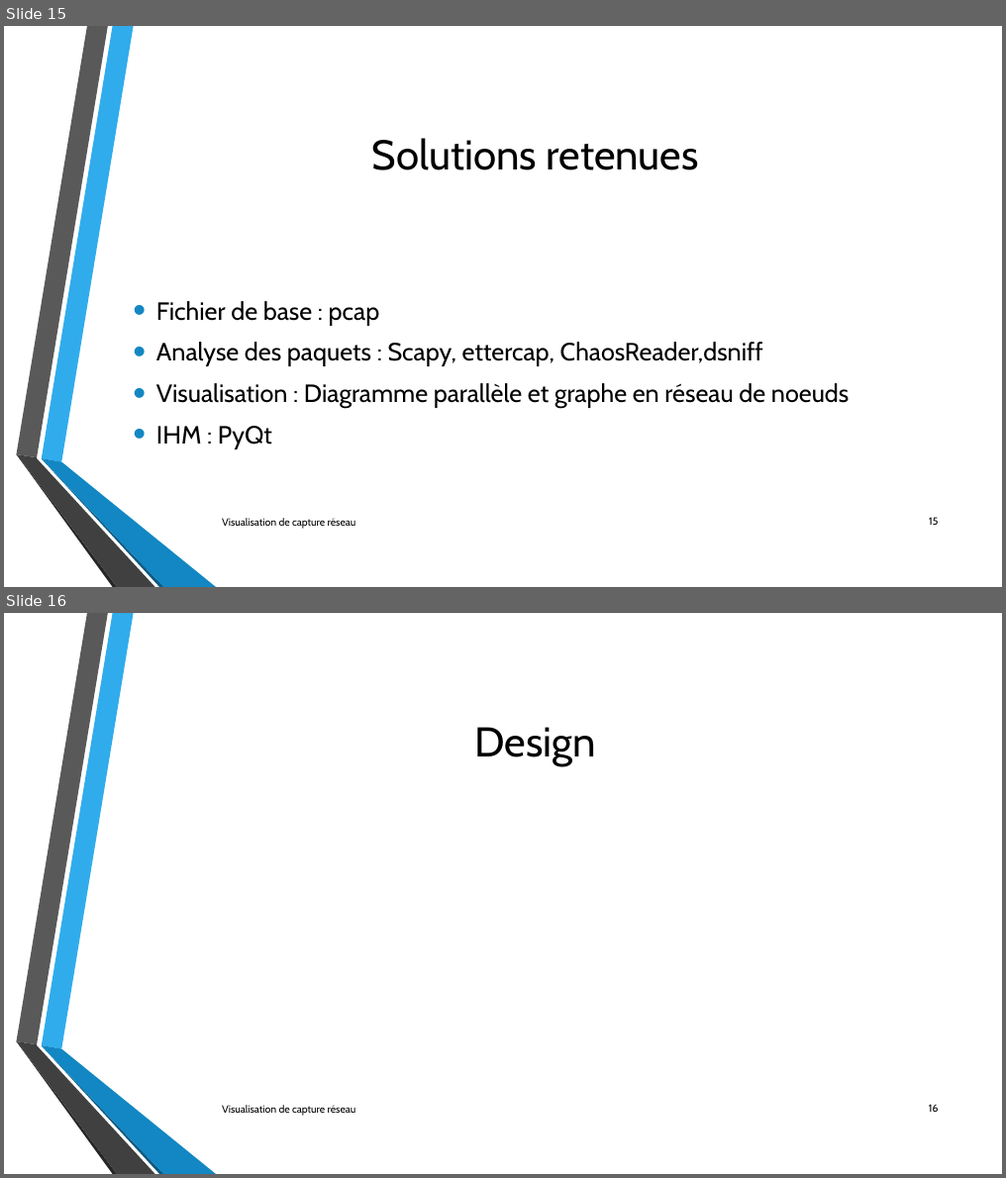
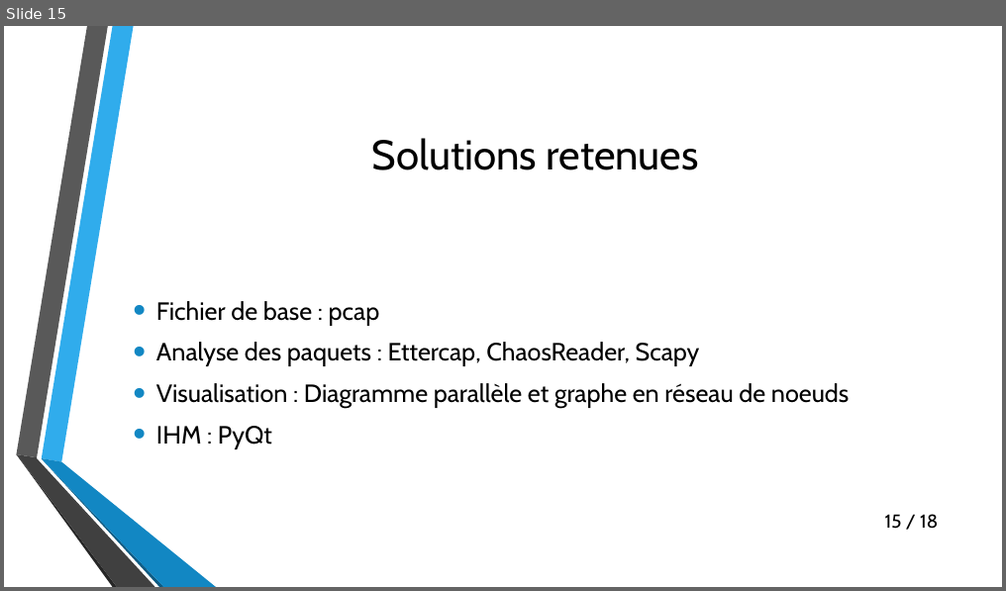
Before and after one commit to lechinoix/Pcap-visualization-project, a slide deck: Présentation de mi-projet/Outils de visualisation de capture réseau.pptx. Shown one above the other, each under a label of ours: slides 15 and 16 before the commit, slide 15 after it. The pictures are 1006x1178 and 1006x591 pixels, drawn with LibreOffice and Linux fonts; fonts in the diff are those of the drawing; background and template pictures are left out. Boxes give left, top, right and bottom in pixels: in the first picture for what was removed or moved away, otherwise in the second. Text is boxed around its words. In the diff, an @@ line names an element or a change of style, - is before the commit and + after.

```diff
--- a/Présentation de mi-projet/Outils de visualisation de capture réseau.pptx
+++ b/Présentation de mi-projet/Outils de visualisation de capture réseau.pptx
@@ slide 16 removed at bbox=[4, 613, 1002, 1174], background picture (left out); not listed: 6 template elements that a slide beside it also shows @@
@@ title removed at bbox=[475, 727, 596, 766] @@
-Design
@@ text removed at bbox=[222, 1105, 356, 1116] @@
-Visualisation de capture réseau
@@ page number removed at bbox=[929, 1104, 939, 1112] @@
-16
@@ slide 15 changed as well @@
@@ text at bbox=[156, 342, 700, 367]: text changed @@
-• Analyse des paquets : Scapy, ettercap, ChaosReader,dsniff
+• Analyse des paquets : Ettercap, ChaosReader, Scapy
@@ text removed at bbox=[222, 518, 356, 529] @@
-Visualisation de capture réseau
@@ text at bbox=[885, 514, 938, 529]: text changed; size 10 to 18 pt @@
-15
+15 / 18
```
Also in this commit, not shown: 15 other slides changed, 2 slides added.
